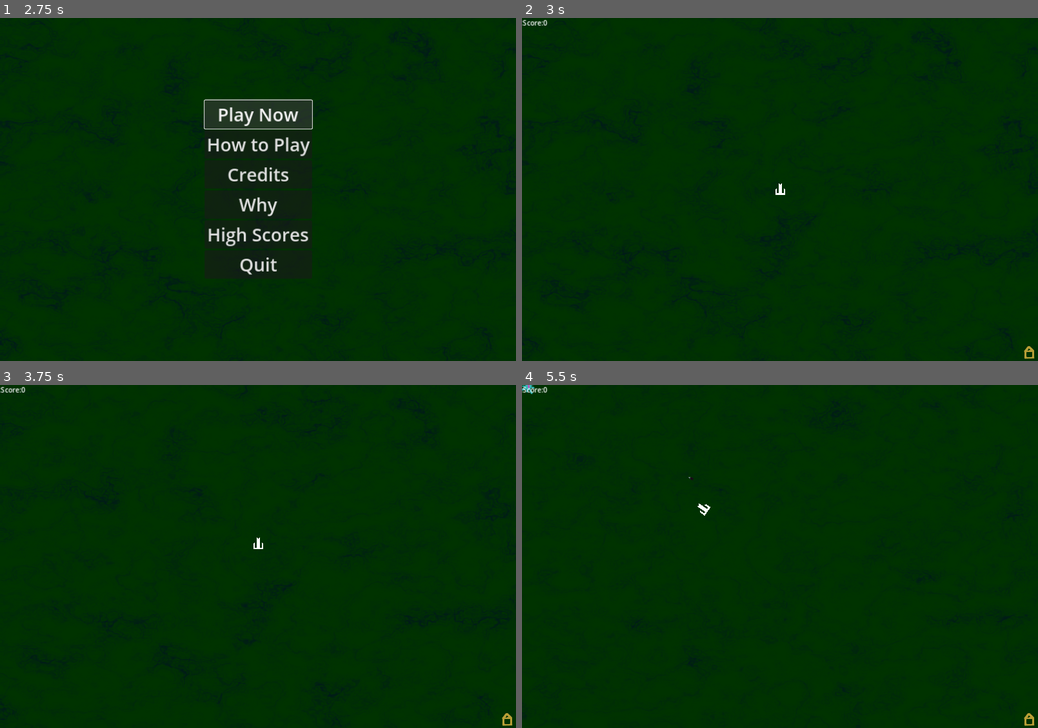
Above: before the commit, frames 1-4 (two rows, left to right).
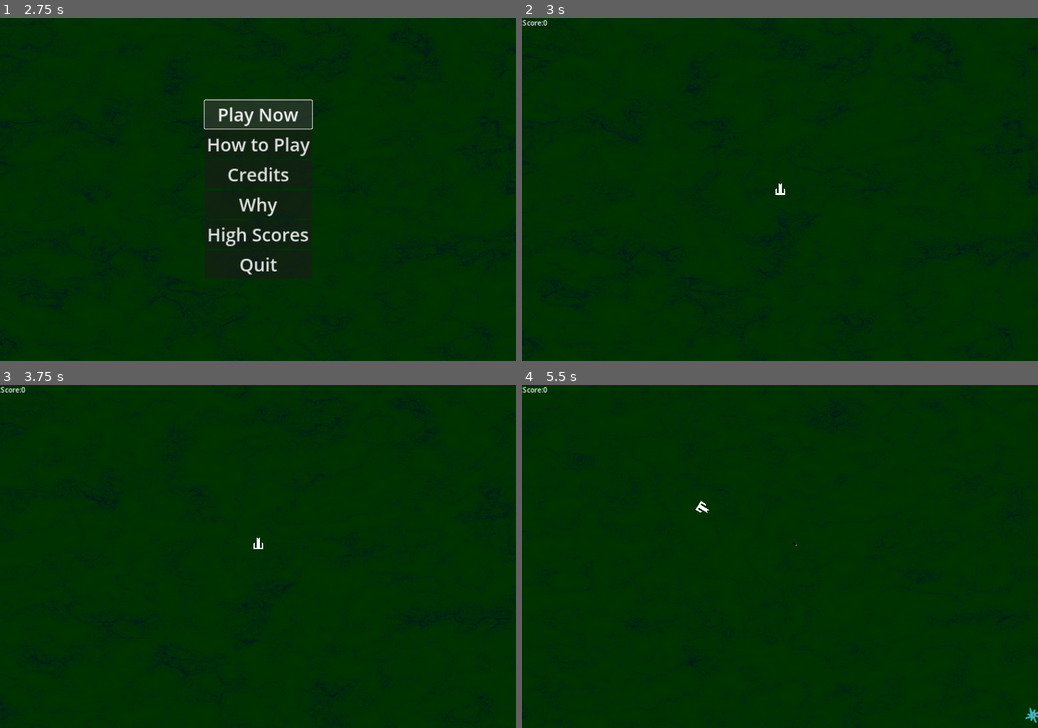
Above: after the commit, the same moments.

Repository: Habidakus/turrim-caelum
Game: Godot game, scene res://Scenes/main.tscn
The game is run twice, just before and just after one commit, with the same random seed, the same clock (stepped at 60 frames per second) and the same inputs. The engine's default icon, where the game draws it, is replaced by a stand-in: a white triangle on a blue panel in a dark square.
Inputs (mouse positions are in pixels of both pictures, inside the frame that each line leads up to):
- Up to frame 1 (2.75 s): tap Enter (pause) at 0.5, 2 s; move the mouse to (371, 172) at 0.52 s; hold D (move_right) 0.53-1.28 s; click (371, 172) at 0.67 s; tap Space at 1.25 s; move the mouse to (154, 206) at 1.27 s; hold S (move_down) 1.28-2.03 s; move the mouse to (309, 114) at 2.02 s; hold D (move_right) from 2.03 s (still down)
- Up to frame 2 (3 s): release D (move_right) at 2.75 s; click "Play Now" at 2.75 s
- Up to frame 3 (3.75 s): tap Space at 3.5 s; move the mouse to (232, 625) at 3.52 s; hold W (move_up) from 3.53 s (still down); click (232, 625) at 3.67 s
- Up to frame 4 (5.5 s): move the mouse to (934, 607) at 4.27 s; release W (move_up) at 4.28 s; hold A (move_left) from 4.28 s (still down); move the mouse to (625, 505) at 5.02 s

Frame 1 is identical in both runs. In frame 2, less than 0.1% of the frame differs, in the area x 97-100%, y 95-100%; in frame 3, less than 0.1%; in frame 4, 0.2%, in the area x 0-100%, y 0-100%.

Commit message:
Added no castle map

Diff:
--- a/Scenes/main.tscn
+++ b/Scenes/main.tscn
@@ -18,7 +18,8 @@
 [ext_resource type="Script" path="res://Scripts/GameState/GameState_ShowPage_Credits.gd" id="16_yl58h"]
 [ext_resource type="Script" path="res://Scripts/GameState/GameState_ShowPage_HighScore.gd" id="17_54e7x"]
 [ext_resource type="Script" path="res://Scripts/GameState/GameState_ShowPage_Why.gd" id="18_38mt6"]
-[ext_resource type="Script" path="res://Scripts/Maps/Map_Basic.gd" id="18_kj1r7"]
+[ext_resource type="Script" path="res://Scripts/Maps/Map_BasicCastle.gd" id="18_kj1r7"]
+[ext_resource type="Script" path="res://Scripts/Maps/Map_BasicNoCastle.gd" id="20_vnfb1"]
 
 [sub_resource type="FastNoiseLite" id="FastNoiseLite_vua4k"]
 
@@ -96,8 +97,11 @@
 
 [node name="Maps" type="Node" parent="."]
 
-[node name="Map_Basic" type="Node" parent="Maps"]
+[node name="Map_BasicCastle" type="Node" parent="Maps"]
 script = ExtResource("18_kj1r7")
 castle_scene = ExtResource("4_132h1")
 
+[node name="Map_BasicNoCastle" type="Node" parent="Maps"]
+script = ExtResource("20_vnfb1")
+
 [connection signal="increase_score" from="." to="." method="_on_increase_score"]
--- a/Scripts/Maps/Map.gd
+++ b/Scripts/Maps/Map.gd
@@ -20,7 +20,7 @@
 	print_debug("Map ", self, " did not implement get_castle()")
 	return null
 
-func request_unique_path(start: Vector2, end: Vector2, pointCount: int, mobId: int, rng: RandomNumberGenerator) -> Curve2D:
+func request_unique_path(_start: Vector2, _end: Vector2, _pointCount: int, _mobId: int, _rng: RandomNumberGenerator) -> Curve2D:
 	print_debug("Map ", self, " did not implement request_unique_path()")
 	return null
 
--- /dev/null
+++ b/Scripts/Maps/Map_BasicNoCastle.gd
@@ -0,0 +1,95 @@
+extends Map
+
+var pathArray : Array = []
+var currentPathIndex = 0
+
+func start_game(rng : RandomNumberGenerator):
+	pathArray = []
+	pathArray.append(generate_path(get_screen_edge(rng), get_screen_edge(rng), 0, rng))
+
+func game_over():
+	pass
+
+func current_path() -> Curve2D:
+	if pathArray.size() == 1:
+		return pathArray[0]
+	else:
+		currentPathIndex += 1
+		return pathArray[currentPathIndex % pathArray.size()]
+
+func has_castle() -> bool:
+	return false
+
+func on_mob_spawn(mobId : int, rng : RandomNumberGenerator):
+	if mobId % 11 == 0:
+		var increase = (mobId % 121 == 0)
+		pathArray.append(generate_path(get_screen_edge(rng), get_screen_edge(rng), mobId, rng))
+		if increase != true:
+			pathArray.remove_at(0)
+
+func get_screen_edge(rng : RandomNumberGenerator) -> Vector2:
+	if rng.randi() % 2 == 1:
+		var x = 0
+		if rng.randi() % 2 == 1:
+			x = owner.screen_size.x
+		var y = rng.randi() % int(owner.screen_size.y)
+		return Vector2(x, y)
+	else:
+		var y = 0
+		if rng.randi() % 2 == 1:
+			y = owner.screen_size.y
+		var x = rng.randi() % int(owner.screen_size.x)
+		return Vector2(x, y)
+
+func add_path_point(start: Vector2, end: Vector2, desired_length: float, curve : Curve2D, mobId: int, rng: RandomNumberGenerator) -> Curve2D:
+	var best_bl = 0
+	var best : Curve2D = null
+	var buffer = max(20, 400 - mobId)
+	var maxPlacement : Vector2 = owner.screen_size - Vector2(buffer, buffer);
+	for i in 50:
+		var tStart = start
+		if rng.randi() % 2 == 1:
+			tStart.x += 80;
+		else:
+			tStart.y += 80;
+		tStart.x = clamp(tStart.x, 20, maxPlacement.x)
+		tStart.y = clamp(tStart.y, 20, maxPlacement.y)
+		var tEnd = end
+		if rng.randi() % 2 == 1:
+			tEnd.x -= 80;
+		else:
+			tEnd.y -= 80;
+		tEnd.x = clamp(tEnd.x, 20, maxPlacement.x)
+		tEnd.y = clamp(tEnd.y, 20, maxPlacement.y)
+		var x = rng.randf_range(tStart.x, tEnd.x)
+		var y = rng.randf_range(tStart.y, tEnd.y)
+		var d : Curve2D = curve.duplicate()
+		var insert_point = 1
+		if curve.point_count > 2:
+			insert_point = rng.randi_range(1, curve.point_count - 1)
+		var p = Vector2(x, y)
+		var in_p = (curve.get_point_position(insert_point - 1) - p) / 1.5
+		var out_p = (curve.get_point_position(insert_point) - p) / 1.5
+		d.add_point(p, in_p, out_p, insert_point)
+		var bl = absf(desired_length - d.get_baked_length())
+		if best == null || bl < best_bl:
+			best = d
+			best_bl = bl
+		if x < 0 || y < 0 || x > owner.screen_size.x || y > owner.screen_size.y:
+			print_debug("x y = (", x, ", ", y, ")")
+	return best
+
+func request_unique_path(start: Vector2, end: Vector2, pointCount: int, mobId: int, rng: RandomNumberGenerator) -> Curve2D:
+	var c : Curve2D = Curve2D.new()
+	c.add_point(start)
+	c.add_point(end)
+	var totalPoints = pointCount + 4
+	for i in totalPoints:
+		var length : float = 1800.0 + (1200.0 * (i + 1.0) / totalPoints)
+		var n : Curve2D = add_path_point(start, end, length, c, mobId, rng)
+		c = n
+
+	return c
+
+func generate_path(start: Vector2, end: Vector2, mobId: int, rng: RandomNumberGenerator) -> Curve2D:
+	return request_unique_path(start, end, 4, mobId, rng)
--- a/Scripts/main.gd
+++ b/Scripts/main.gd
@@ -21,6 +21,8 @@
 # - meta progression
 #   - permanently apply some upgrades
 #   - more maps:
+#     - screen to select which map to play on
+#     - add map name to high score list
 #     - maps that start with mob ID at larger numbers
 #     - rocks that will block both enemy paths & blow up the player
 #     - walls (like rocks, but much longer)
@@ -31,10 +33,15 @@
 #   - power shot
 #   - hailstorm
 #   - movement-based power attacks (move in circle, move in star pattern, etc...)
+# - create game abstraction for power-up cards so that we can better reject them
 # - Add more curses
+#   - tchokies (GNDN flavour cards)
+#   - castle wandering for castle levels
 # Bugs to fix:
 # - Add sound & VFX feedback when selecting upgrade card
 # - fix collision bug on larger enemies (or is it enemies at 45 degree angles?)
+# - fix child retreat when on approach to final_target and no longer on path
+# - sometime mobs on final_target approach don't explode and just vanish???
 
 var screen_size;
 var rng = RandomNumberGenerator.new()
@@ -109,7 +116,7 @@
 	screen_size = player.get_viewport_rect().size
 	player.position = screen_size / 2.0
 
-	map = $Maps/Map_Basic
+	map = $Maps/Map_BasicNoCastle
 	map.start_game(rng)
 
 	$MobTimer.wait_time = secondsPerMonster
--- a/Scripts/mob.gd
+++ b/Scripts/mob.gd
@@ -128,6 +128,7 @@
 		spawn_children -= 1
 		var childMob : Mob = get_parent().spawn_mob(id_for_spawn, distance_travelled, path, 0)
 		childMob.travelSpeed = self.travelSpeed
+		childMob.position = self.position
 		childMob.childOffset_distance = offset
 		childMob.childOffset_time = time
 		offset -= 30.0
@@ -152,14 +153,26 @@
 
 # Called every frame. 'delta' is the elapsed time since the previous frame.
 func _process(delta):
-	if childOffset_time > 0:
-		var diffPerSec : float = delta / childOffset_time
-		childOffset_time -= delta
-		distance_travelled = lerp(distance_travelled, childOffset_distance, sqrt(diffPerSec))
+
+	if distance_travelled < pathLength:
+		if childOffset_time > 0:
+			var diffPerSec : float = delta / childOffset_time
+			childOffset_time -= delta
+			distance_travelled = lerp(distance_travelled, childOffset_distance, sqrt(diffPerSec))
+		else:
+			distance_travelled += delta * travelSpeed
+		self.position = path.sample_baked(distance_travelled)
 	else:
-		distance_travelled += delta * travelSpeed
-
-	self.position = path.sample_baked(distance_travelled)
+		var targetApproach : float = delta
+		var dir : Vector2 = (final_target.position - self.position).normalized()
+		if childOffset_time > 0:
+			childOffset_time -= delta
+			targetApproach = 0 - childOffset_time
+		if targetApproach > 0:
+			self.position += dir * travelSpeed * targetApproach
+		else:
+			var diffPerSec : float = targetApproach / childOffset_time
+			self.position += dir * travelSpeed * lerp(0.0, targetApproach, sqrt(diffPerSec))
 
 	var close : float = (distance_travelled / pathLength) - show_path_dist
 	var spin : float = 25.0
@@ -169,7 +182,7 @@
 			var particle = path_particle_scene.instantiate()
 			particle.amount = 50 * amount
 			if close > 0.15:
-				var hue = (close - 0.15) / 0.15
+				var hue = (close - 0.30) / 0.30
 				if hue > 1:
 					hue = 1
 				var r = lerp(particle.color.r, Color.RED.r, hue)
Not shown: 1 places in Scenes/main.tscn that only renumber resources
Renamed: Scripts/Maps/Map_Basic.gd -> Scripts/Maps/Map_BasicCastle.gd
